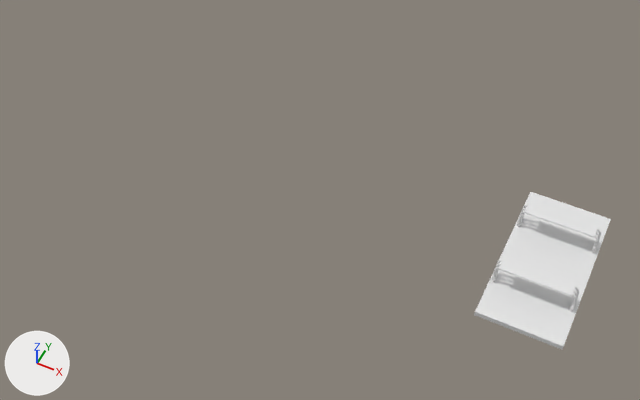
The FBX model Assets/FlexibleCelShader/Example/3dAsset/Tiles/Tiles5.fbx as it was, and as the next commit left it.
Camera for both pictures: a camera (50 mm lens) standing at (53.1, -54.2, 65.1) and looking at (26.7, -1.4, -0.8). Lighting does not change. The marker at lower left points along +X, +Y and +Z. Where no turn or scale is listed for an object, it has been applied to the vertices. Vertices at the same position are counted once.

In view in the first picture: 'Cube.016', 'PlaformeDuck.001|Plane.002|Dupli|1', 'PlaformeDuck|Plane.002|Dupli|1'.
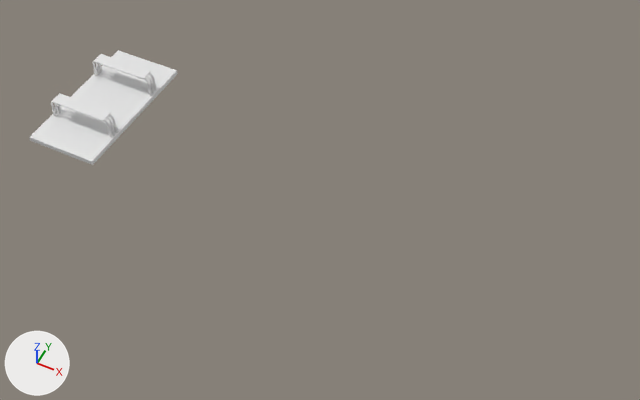
ob_plaformeduck is not drawn itself; it is the parent of ob_plaformeduck_cylinder_004_dupli, ob_plaformeduck_plane_002_dupli_1.
ob_plaformeduck_001 is not drawn itself; it is the parent of ob_plaformeduck_001_plane_002_dupli_1, ob_plaformeduck_001_cylinder_004_dupli.

Where the newer file only moved an object's origin or applied its transform, the numbers keep the older frame.

What differs and where, as boxes [x1, y1, x2, y2] in the pictures (640 x 400 px):
'Cube.016', mesh moved: before [474, 192, 611, 349]; after [29, 50, 178, 165]
'PlaformeDuck|Plane.002|Dupli|1', moved: before [499, 257, 576, 296]; after [51, 93, 111, 121]
'PlaformeDuck.001|Plane.002|Dupli|1', moved: before [525, 202, 598, 237]; after [93, 54, 151, 79]
'PlaformeDuck|Cylinder.004|Dupli|', moved: before [491, 260, 579, 312]; after [51, 102, 118, 138]
'PlaformeDuck.001|Cylinder.004|Dupli|', moved: before [517, 204, 601, 253]; after [92, 62, 157, 96]

Diff of the bpy script that builds the scene:
```diff
--- a/Assets/FlexibleCelShader/Example/3dAsset/Tiles/Tiles5.fbx.py
+++ b/Assets/FlexibleCelShader/Example/3dAsset/Tiles/Tiles5.fbx.py
@@ me_cube_012 @@
 me_cube_012.from_pydata(...)  # 8 vertices, 6 faces; spans x -4.0..4.0, y -8.0..8.0, z -0.3..0.3
 # used by ob_cube_016; location = (49.22, 0.0, 0.0)
+# me_cube_012 part 1: the whole mesh is moved by (-49.2, 0.0, 0.0)
 me_cube_012.materials.append(mat_sol)
@@ ob_plaformeduck @@
 ob_plaformeduck = bpy.data.objects.new('PlaformeDuck', None)
-ob_plaformeduck.location = (49.13, -5.823, 0.231)
+ob_plaformeduck.location = (0.0, -5.823, 0.231)
 ob_plaformeduck.rotation_euler = (1.571, 0.0, 0.0)  # degrees (90, 0, 0)
@@ ob_plaformeduck_001 @@
 ob_plaformeduck_001 = bpy.data.objects.new('PlaformeDuck.001', None)
-ob_plaformeduck_001.location = (49.13, 1.522, 0.231)
+ob_plaformeduck_001.location = (0.0, 1.522, 0.231)
 ob_plaformeduck_001.rotation_euler = (1.571, 0.0, 0.0)  # degrees (90, 0, 0)
```
